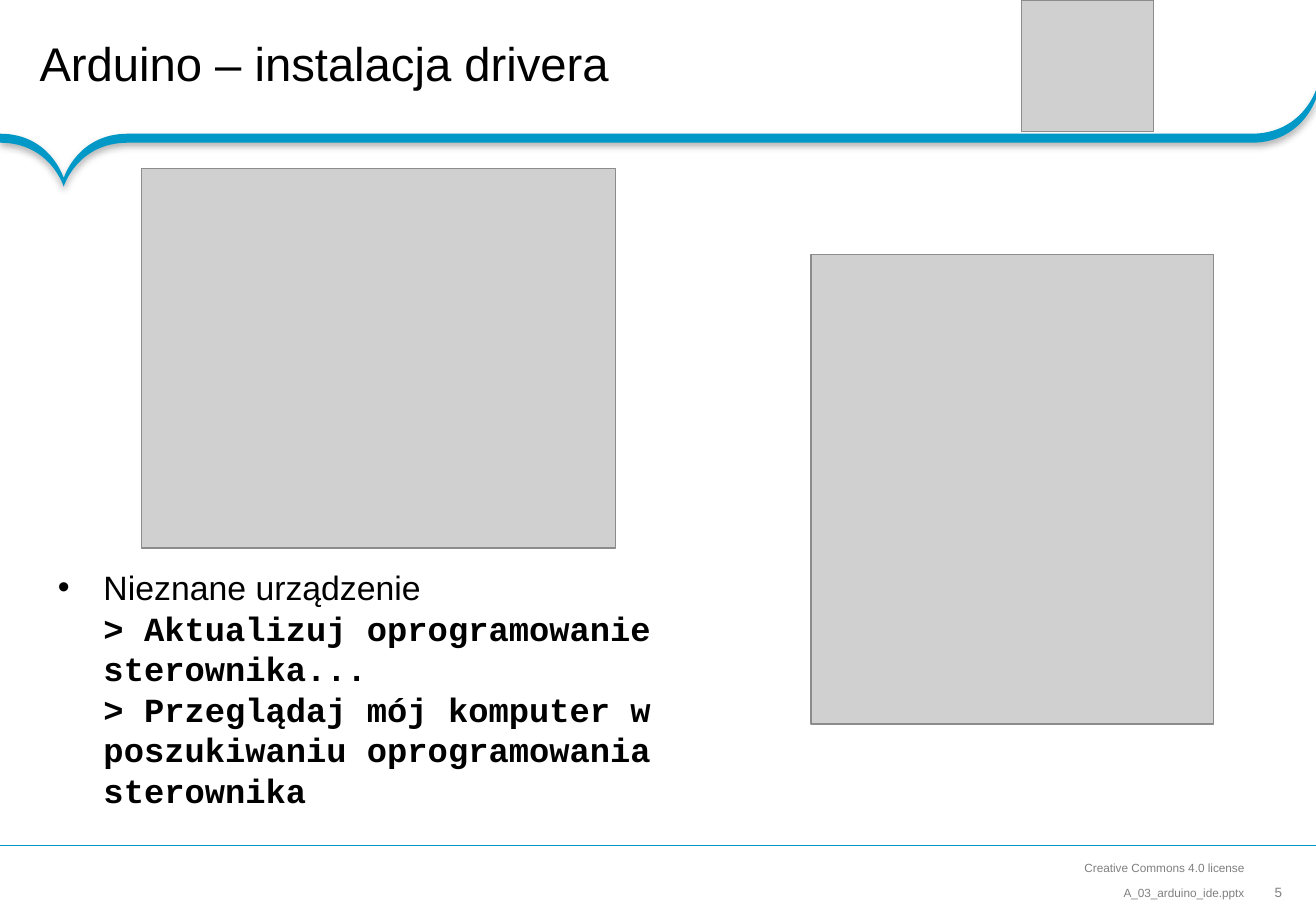
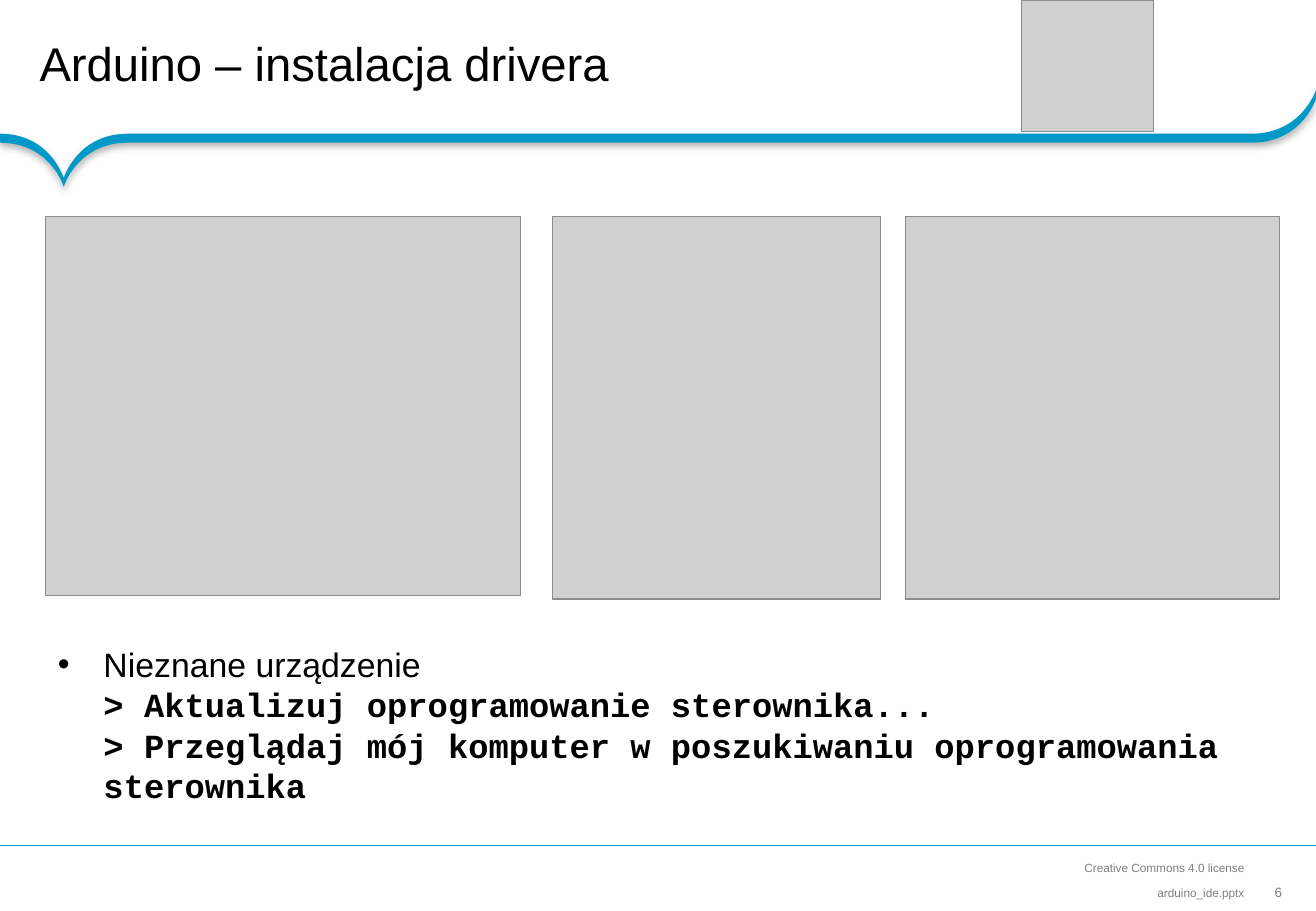
Before and after one commit to RoboCap/wks2016, a slide deck: slide 6 of prezentacje/arduino_ide.pptx (slide 5 before the commit). Drawn at 1316x911 pixels with LibreOffice and Linux fonts; fonts in the diff are those of the drawing; grey boxes stand for pictures; background and template pictures are left out. Boxes give left, top, right and bottom in pixels: in the first picture for what was removed or moved away, otherwise in the second. Text is boxed around its words. In the diff, an @@ line names an element or a change of style, - is before the commit and + after.

Commit message:
Arduino IDE slides updated

```diff
--- a/prezentacje/arduino_ide.pptx
+++ b/prezentacje/arduino_ide.pptx
@@ picture: place and size @@
-picture at <box>141,169,616,548</box>
+picture at <box>46,216,521,595</box>
@@ picture: place and size @@
-picture at <box>812,255,1214,724</box>
+picture at <box>553,216,881,599</box>
@@ picture added at <box>905,216,1280,599</box> @@
@@ text "Nieznane urządzenie > Aktualizuj oprogramowanie ..." rewrapped from <box>103,575,651,804</box> to <box>103,652,1218,799</box> @@
@@ text at <box>1157,888,1244,899</box>: text changed @@
-A_03_arduino_ide.pptx
+arduino_ide.pptx
```
Also in this commit, not shown: 10 other slides changed, 2 slides added.
